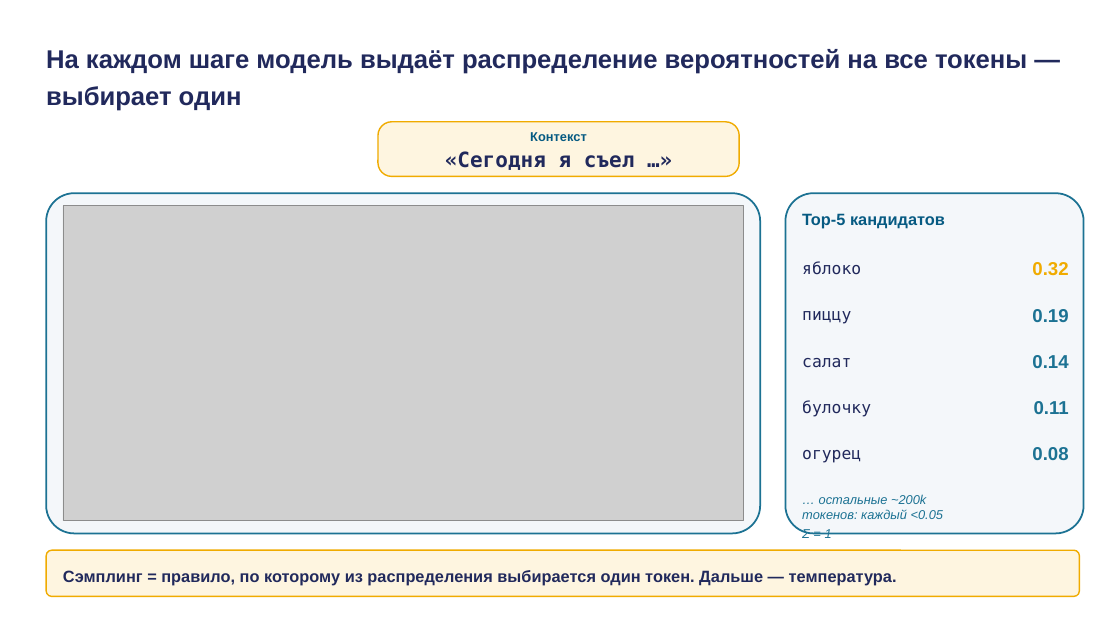
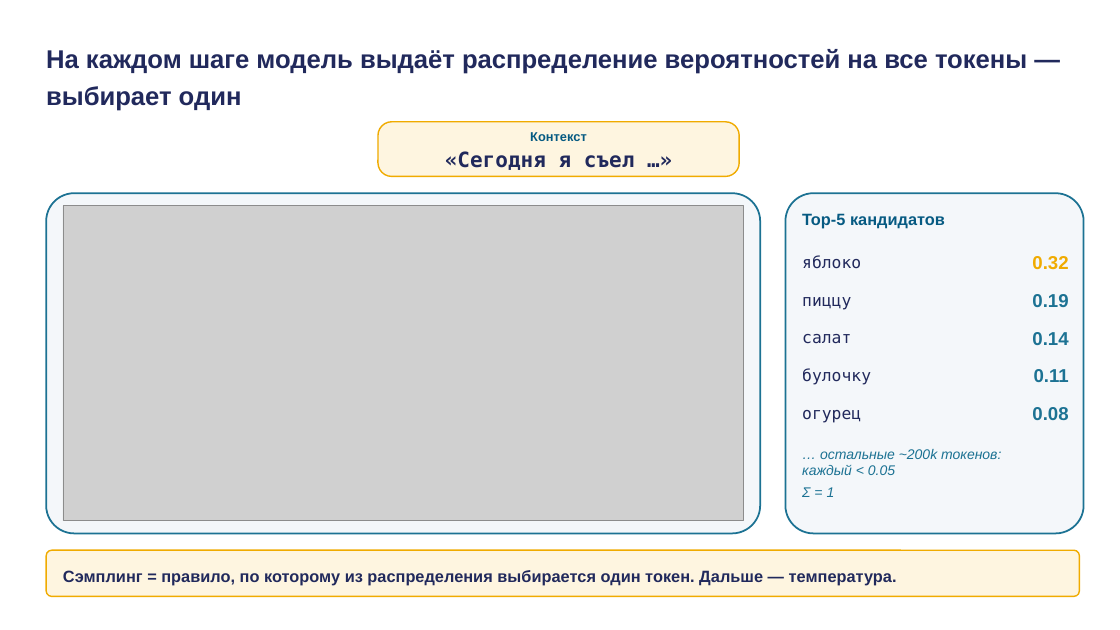
Before and after one commit to tellina-study/AI-usage-lessons, a slide deck: slide 18 of library/lectures/lec-02/rendered/lec-02.pptx. Drawn at 1120x630 pixels with LibreOffice and Linux fonts; fonts in the diff are those of the drawing; grey boxes stand for pictures. Boxes give left, top, right and bottom in pixels: in the first picture for what was removed or moved away, otherwise in the second. Text is boxed around its words. In the diff, an @@ line names an element or a change of style, - is before the commit and + after.

```diff
--- a/library/lectures/lec-02/rendered/lec-02.pptx
+++ b/library/lectures/lec-02/rendered/lec-02.pptx
@@ text "яблоко": place and size @@
-text "яблоко" at (802,261,861,275)
+text "яблоко" at (802,255,861,269)
@@ text "0.32": place and size @@
-text "0.32" at (1032,262,1068,276)
+text "0.32" at (1032,256,1068,270)
@@ text "пиццу": place and size @@
-text "пиццу" at (802,311,851,324)
+text "пиццу" at (802,297,851,310)
@@ text "0.19": place and size @@
-text "0.19" at (1032,309,1068,322)
+text "0.19" at (1032,294,1068,307)
@@ text "салат": place and size @@
-text "салат" at (802,358,851,368)
+text "салат" at (802,334,851,344)
@@ text "0.14": place and size @@
-text "0.14" at (1032,355,1068,368)
+text "0.14" at (1032,332,1068,345)
@@ text "булочку": place and size @@
-text "булочку" at (802,400,871,417)
+text "булочку" at (802,368,871,385)
@@ text "0.11": place and size @@
-text "0.11" at (1034,401,1069,414)
+text "0.11" at (1034,369,1069,382)
@@ text "огурец": place and size @@
-text "огурец" at (802,450,861,463)
+text "огурец" at (802,410,861,423)
@@ text "0.08": place and size @@
-text "0.08" at (1032,447,1068,460)
+text "0.08" at (1032,407,1068,420)
@@ text at (802,449,1001,497): text changed; size 11 to 12 pt @@
-… остальные ~200k
-токенов: каждый <0.05
-Σ = 1
+… остальные ~200k токенов:
+каждый < 0.05
+Σ = 1
```
Also in this commit, not shown: 16 other slides changed, 9 other files.
